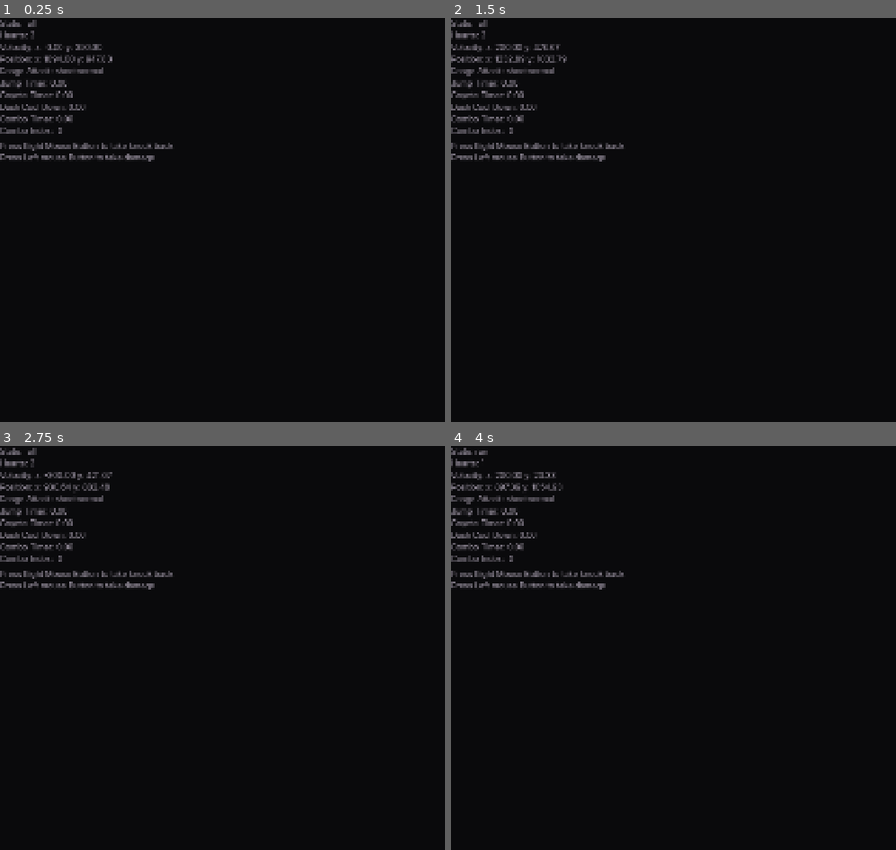
Above: before the commit, frames 1-4 (two rows, left to right).
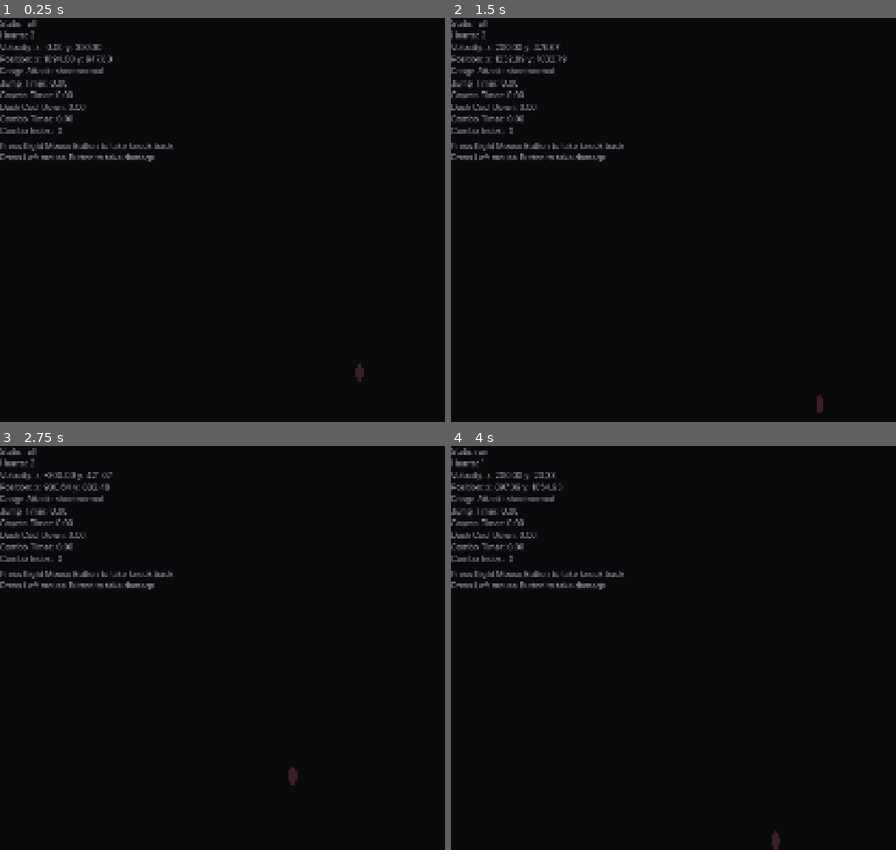
Above: after the commit, the same moments.

Repository: SinaMajdieh/boss-room
Game: Godot game, scene res://scenes/levels/level.tscn
The game is run twice, just before and just after one commit, with the same random seed, the same clock (stepped at 60 frames per second) and the same inputs. This scene is started directly instead of the project's main scene.
Inputs (mouse positions are in pixels of both pictures, inside the frame that each line leads up to):
- Up to frame 1 (0.25 s): no input
- Up to frame 2 (1.5 s): move the mouse to (outside the picture) at 0.52 s; hold Right (shoot) 0.53-1.28 s; hold D (move_right) from 0.53 s (still down); click (outside the picture) at 0.6 s; tap Space (jump) at 0.77, 1.07 s; move the mouse to (664, 240) at 1.27 s; tap Right (shoot) at 1.35 s
- Up to frame 3 (2.75 s): tap Space (jump) at 1.52, 1.55, 1.82 s; move the mouse to (431, 559) at 2.02 s; release D (move_right) at 2.03 s; hold A (move_left) from 2.03 s (still down); hold Space (jump) from 2.03 s (still down); click (431, 559) at 2.3 s
- Up to frame 4 (4 s): move the mouse to (775, 728) at 2.77 s; release A (move_left) at 2.78 s; release Space (jump) at 2.78 s; hold D (move_right) from 2.78 s (still down); right-click (775, 728) at 2.85 s; tap Space (jump) at 3.02, 3.32 s; tap Right (shoot) at 3.05 s; move the mouse to (outside the picture) at 3.52 s; hold Space (jump) from 3.53 s (still down); click (outside the picture) at 3.6 s

The runs differ from the first frame. In frame 1, less than 0.1% of the frame differs, in the area x 79-82%, y 85-90%; in frame 2, less than 0.1%; in frame 3, less than 0.1%, in the area x 64-67%, y 79-84%; in frame 4, less than 0.1%.

Commit message:
Add custom AnimatedSprite and integrate it with PlayerState

Diff:
--- a/project.godot
+++ b/project.godot
@@ -15,7 +15,7 @@
 [application]
 
 config/name="BossLevel"
-run/main_scene="uid://bju6odsd6u31m"
+run/main_scene="uid://csp8h5et47o8t"
 config/features=PackedStringArray("4.6", "Forward Plus")
 
 [display]
--- a/scenes/player.tscn
+++ b/scenes/player.tscn
@@ -6,7 +6,9 @@
 [ext_resource type="Script" uid="uid://dd03qhd78hq3d" path="res://scripts/player/collision.gd" id="2_d2wvv"]
 [ext_resource type="PackedScene" uid="uid://c7ss0hc76jbi4" path="res://scenes/hurtbox.tscn" id="2_f1ej7"]
 [ext_resource type="Script" uid="uid://dla3v6qu2aw2" path="res://scripts/hitbox.gd" id="2_qfm1y"]
+[ext_resource type="Texture2D" uid="uid://cnshd1x8hols4" path="res://assets/sprites/player/player.png" id="2_wqfne"]
 [ext_resource type="Script" uid="uid://ciyeqcbv66srx" path="res://scripts/player/states/idle.gd" id="3_6t5aa"]
+[ext_resource type="Script" uid="uid://2bnqxjsoja2i" path="res://scripts/animated_sprite.gd" id="3_wnwbv"]
 [ext_resource type="Script" uid="uid://cljew3m8klo23" path="res://scripts/player/health.gd" id="4_3v2ag"]
 [ext_resource type="Script" uid="uid://c6hexh55a2fm1" path="res://scripts/player/movement/hollow_knight_movemnt.gd" id="4_oprun"]
 [ext_resource type="Script" uid="uid://hho1luvqsprw" path="res://scripts/player/states/run.gd" id="4_vgqql"]
@@ -30,6 +32,21 @@
 [ext_resource type="PackedScene" uid="uid://wr48uowejft3" path="res://scenes/bullet/player_charged_bullet_charged.tscn" id="26_wqfne"]
 [ext_resource type="PackedScene" uid="uid://d1er3hs53jmln" path="res://scenes/bullet/player_charged_bullet_explosive.tscn" id="27_wnwbv"]
 
+[sub_resource type="AtlasTexture" id="AtlasTexture_gl8cc"]
+atlas = ExtResource("2_wqfne")
+region = Rect2(0, 0, 20, 50)
+
+[sub_resource type="SpriteFrames" id="SpriteFrames_487ah"]
+animations = [{
+"frames": [{
+"duration": 1.0,
+"texture": SubResource("AtlasTexture_gl8cc")
+}],
+"loop": true,
+"name": &"idle",
+"speed": 1.0
+}]
+
 [sub_resource type="CapsuleShape2D" id="CapsuleShape2D_kpjcp"]
 height = 50.0
 
@@ -227,10 +244,11 @@
 [sub_resource type="CircleShape2D" id="CircleShape2D_a8ls1"]
 radius = 32.205048
 
-[node name="Player" type="CharacterBody2D" unique_id=1670544063 node_paths=PackedStringArray("movement", "health", "state_machine", "c …(162 unchanged characters)…
+[node name="Player" type="CharacterBody2D" unique_id=1670544063 node_paths=PackedStringArray("animations", "movement", "health", "state_machine", "c …(162 unchanged characters)…
 z_index = 1
 collision_mask = 5
 script = ExtResource("1_xhfnw")
+animations = NodePath("AnimatedSprite")
 movement = NodePath("Movement")
 health = NodePath("Health")
 state_machine = NodePath("StateMachine")
@@ -243,6 +261,14 @@
 hurt_timer = NodePath("Timers/Hurt")
 shoot_cool_down = NodePath("Timers/ShootCoolDown")
 
+[node name="AnimatedSprite" type="AnimatedSprite2D" parent="." unique_id=416477062]
+sprite_frames = SubResource("SpriteFrames_487ah")
+animation = &"idle"
+autoplay = "idle"
+frame_progress = 0.7714301
+script = ExtResource("3_wnwbv")
+metadata/_custom_type_script = "uid://2bnqxjsoja2i"
+
 [node name="DefaultCollision" type="CollisionShape2D" parent="." unique_id=1669862400]
 shape = SubResource("CapsuleShape2D_kpjcp")
 debug_color = Color(0.23921569, 0.12156863, 0.15686275, 1)
--- /dev/null
+++ b/scripts/animated_sprite.gd
@@ -0,0 +1,5 @@
+extends AnimatedSprite2D
+class_name AnimatedSprite
+
+func has_animation(name_: String) -> bool:
+    return sprite_frames.has_animation(name_)
--- a/scripts/player/player.gd
+++ b/scripts/player/player.gd
@@ -2,6 +2,7 @@
 class_name Player
 
 @export_category("Components")
+@export var animations: AnimatedSprite
 @export var movement: BaseMovement
 @export var health: PlayerHealth
 @export var state_machine: StateMachine
@@ -52,6 +53,11 @@
 	state_machine.transition(state_machine.current_state_name, "hurt")
 
 
+## Kill the player
+func kill() -> void:
+	health.hurt(health.current_health)
+
+
 ## Transitions the player to the dead state when health reaches zero
 func die() -> void:
 	state_machine.transition(state_machine.current_state_name, "dead")
--- a/scripts/player/states/attack.gd
+++ b/scripts/player/states/attack.gd
@@ -10,6 +10,7 @@
 
 # Initializes the attack state, handling combo continuation or reset
 func enter(_previous_state: String) -> void:
+	super(_previous_state)
 	if not in_combo():
 		reset_combo()
 	else:
@@ -38,8 +39,8 @@
 
 
 # Transitions to idle state when animation completes
-func _on_animation_finished(animation_name: String) -> void:
-	if animation_name == attack.animation_name:
+func _on_animation_finished(animation_name_: String) -> void:
+	if animation_name_ == attack.animation_name:
 		transition_to("idle")
 
 
--- a/scripts/player/states/dash.gd
+++ b/scripts/player/states/dash.gd
@@ -10,6 +10,7 @@
 
 ## Called when entering the dash state. Sets up collision, direction, and starts the dash timer.
 func enter(_previous_state: String) -> void:
+	super(_previous_state)
 	player.collision_controller.switch(PlayerCollisionController.State.DASH)
 	dash_direction = player.movement.get_facing_direction().x
 	previous_velocity = player.velocity.x
--- a/scripts/player/states/dead.gd
+++ b/scripts/player/states/dead.gd
@@ -1,6 +1,7 @@
 extends PlayerState
 
 func enter(_previous_state: String) -> void:
+	super(_previous_state)
 	player.collision_controller.switch(PlayerCollisionController.State.DEAD)
 
 
--- a/scripts/player/states/fall.gd
+++ b/scripts/player/states/fall.gd
@@ -18,6 +18,7 @@
 
 ## Initializes fall state and starts coyote timer if transitioning from certain states.
 func enter(previous_state: String) -> void:
+	super(previous_state)
 	if previous_state not in ["jump", "dash", "fall_no_coyote"]:
 		player.coyote_timer.start()
 
--- a/scripts/player/states/hurt.gd
+++ b/scripts/player/states/hurt.gd
@@ -12,6 +12,7 @@
 
 ## Enters the hurt state and applies damage and knockback.
 func enter(_previous_state: String) -> void:
+	super(_previous_state)
 	player.hurt_timer.start()
 	player.movement.apply_knock_back(knock_back)
 	player.health.hurt(damage)
--- a/scripts/player/states/jump.gd
+++ b/scripts/player/states/jump.gd
@@ -13,6 +13,7 @@
 
 
 func enter(_previous_state: String) -> void:
+    super(_previous_state)
     # Handle jump.
     player.movement.process_jump()
 
--- a/scripts/player/states/player_state.gd
+++ b/scripts/player/states/player_state.gd
@@ -3,6 +3,19 @@
 
 @export_category("Components")
 @export var player: Player
+@export var animation_name: String = ""
+
+var animations: AnimatedSprite
+
+
+func play_animation() -> void:
+	if animations.has_animation(animation_name):
+		animations.play(animation_name)
+
+
+func enter(_previous_state: String) -> void:
+	animations = player.animations
+	play_animation()
 
 
 ## Checks if the player is moving and on the floor, transitions to run state if true.
--- a/scripts/player/states/shoot.gd
+++ b/scripts/player/states/shoot.gd
@@ -10,6 +10,7 @@
 # Instantiates a bullet, positions it relative to the player,
 # and transitions to the appropriate state
 func enter(_previous_state: String) -> void:
+	super(_previous_state)
 	# Create bullet instance and configure its properties
 	var bullet_instance: BaseBullet = player_bullet_scene.instantiate() as BaseBullet
 	var shoot_direction: Vector2 = PlayerInput.get_looking_direction(
--- a/scripts/player/states/shoot_charged.gd
+++ b/scripts/player/states/shoot_charged.gd
@@ -13,6 +13,7 @@
 
 ## Called when entering the charge shot state. Initializes the first charge stage.
 func enter(_previous_state: String) -> void:
+	super(_previous_state)
 	charge_state_index = -1
 	next_stage()
 
--- a/scripts/player/states/shoot_spread.gd
+++ b/scripts/player/states/shoot_spread.gd
@@ -9,6 +9,7 @@
 
 ## Creates and fires three bullets in a spread pattern, then transitions to idle or fall state.
 func enter(_previous_state: String) -> void:
+	super(_previous_state)
 	var spread_shot_angles: Array = [-15, 0, 15]
 	for angle in spread_shot_angles:
 		var bullet_instance: BaseBullet = player_bullet_scene.instantiate() as BaseBullet
Binary file added: assets/fonts/CloisterBlack.ttf
Not shown, added: assets/fonts/CloisterBlack.ttf.import
Not shown, added: assets/sprites/bullets/base_bullet.png.import
Not shown, added: assets/sprites/bullets/charged_bullet.png.import
Not shown, added: assets/sprites/bullets/explosive_bullet.png.import
Not shown, added: assets/sprites/bullets/round_about_bullet.png.import
Not shown, added: assets/sprites/bullets/spread_bullet.png.import
Not shown, added: assets/sprites/bullets/undercharged_bullet.png.import
Binary file added: assets/sprites/player/player.aseprite
Binary file added: assets/sprites/player/player.png
Not shown, added: assets/sprites/player/player.png.import
Binary file added: assets/sprites/tileset/tileset.aseprite
(and 3 more such lines)
